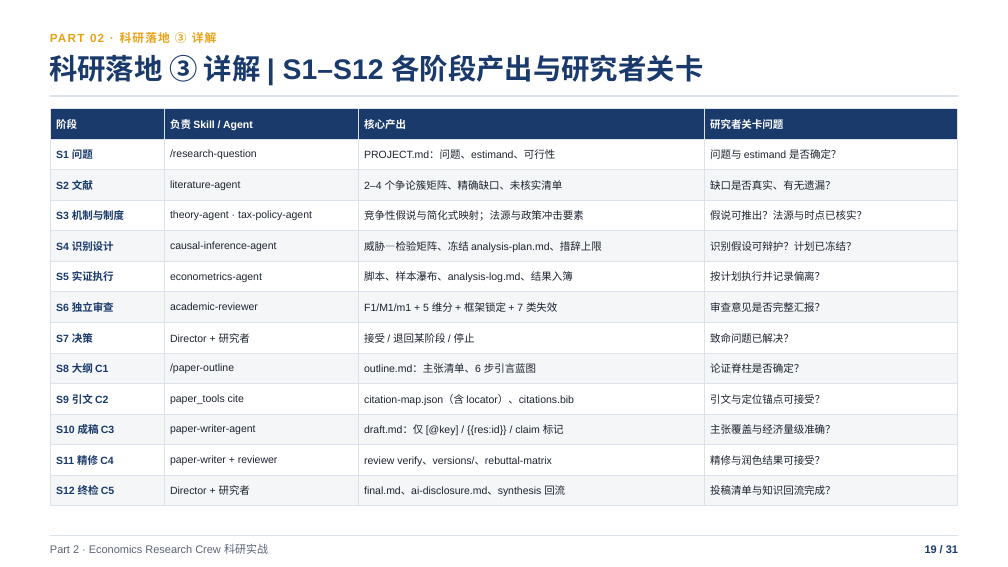
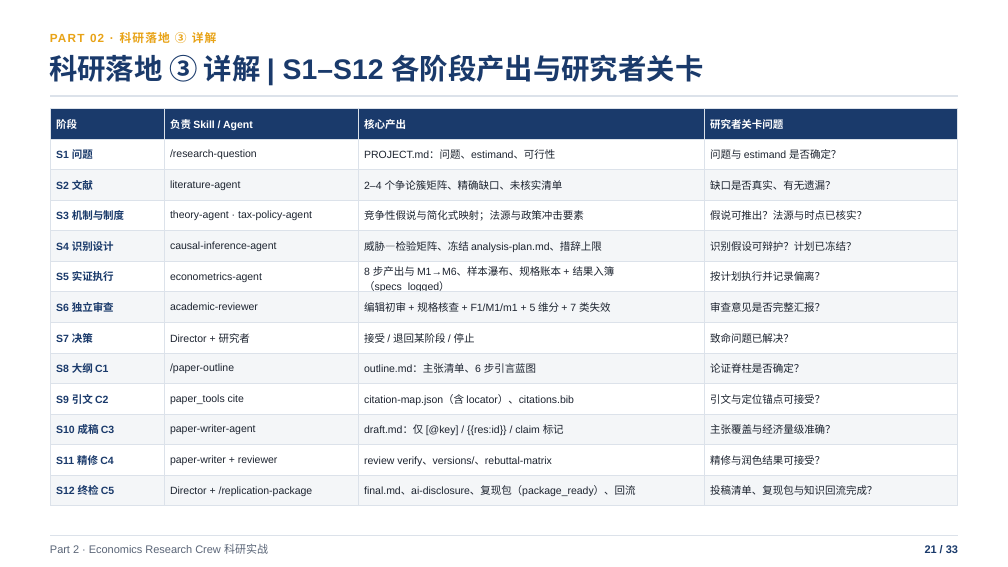
Before and after one commit to shjzzzz/Economics-Research-Crew, a slide deck: slide 21 of Claude_Code_基础与_Economics_Research_Crew_实战.pptx (slide 19 before the commit). Drawn at 1008x567 pixels with LibreOffice and Linux fonts; fonts in the diff are those of the drawing. Boxes give left, top, right and bottom in pixels: in the first picture for what was removed or moved away, otherwise in the second. Text is boxed around its words. In the diff, an @@ line names an element or a change of style, - is before the commit and + after.

```diff
--- a/Claude_Code_基础与_Economics_Research_Crew_实战.pptx
+++ b/Claude_Code_基础与_Economics_Research_Crew_实战.pptx
@@ table at box(51, 108, 959, 506) @@
-row 6, column 3: 脚本、样本瀑布、analysis-log.md、结果入簿
+row 6, column 3: 8 步产出与 M1→M6、样本瀑布、规格账本 + 结果入簿（specs_logged）
-row 7, column 3: F1/M1/m1 + 5 维分 + 框架锁定 + 7 类失效
+row 7, column 3: 编辑初审 + 规格核查 + F1/M1/m1 + 5 维分 + 7 类失效
-row 13: S12 终检 C5 | Director + 研究者 | final.md、ai-disclosure.md、synthesis 回流 | 投稿清单与知识回流完成？
+row 13: S12 终检 C5 | Director + /replication-package | final.md、ai-disclosure、复现包（package_ready）、回流 | 投稿清单、复现包与知识回流完成？
@@ text at box(925, 544, 958, 555): text changed @@
-19 / 31
+21 / 33
```
Also in this commit, not shown: 30 other slides changed, 2 slides added, 4 other files.
